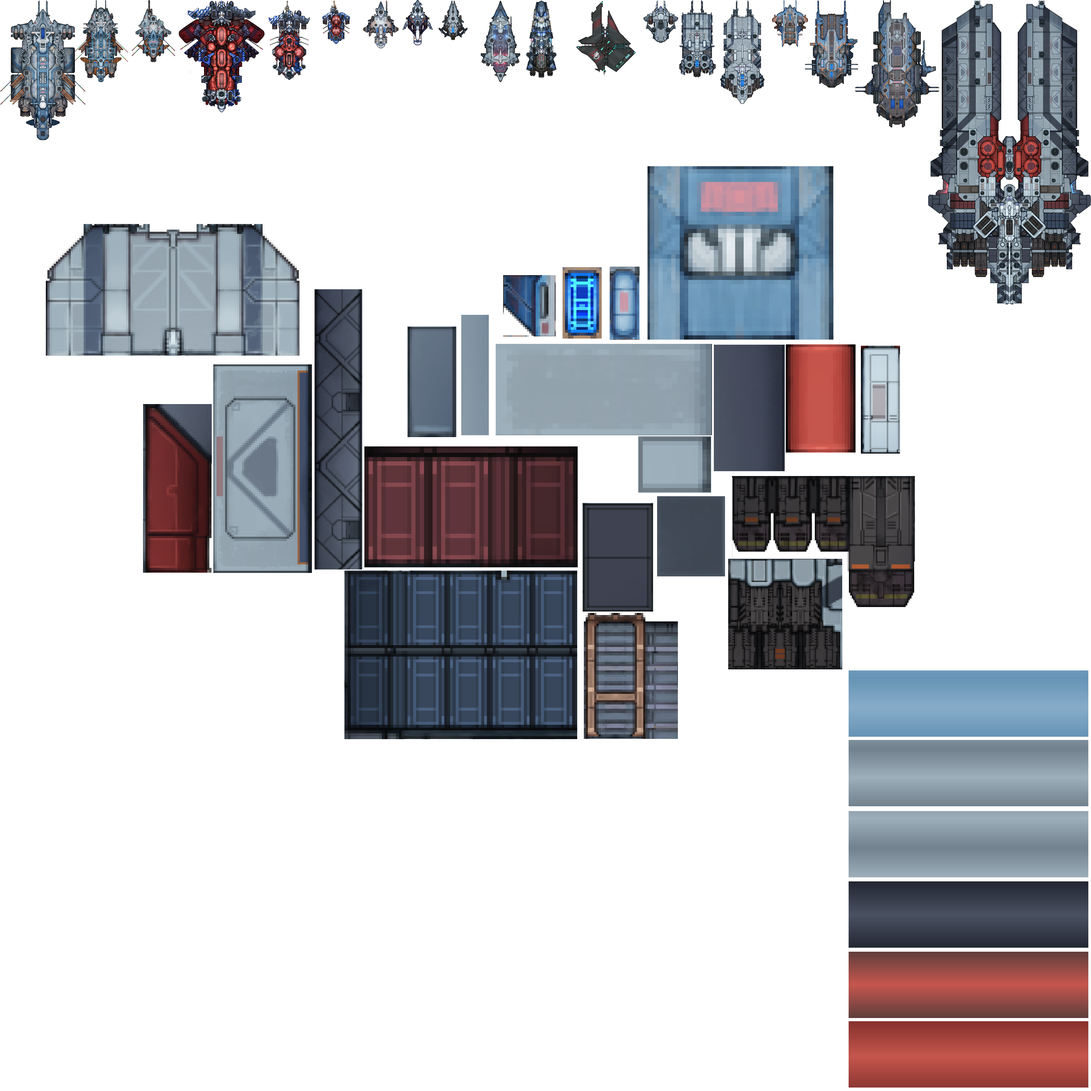
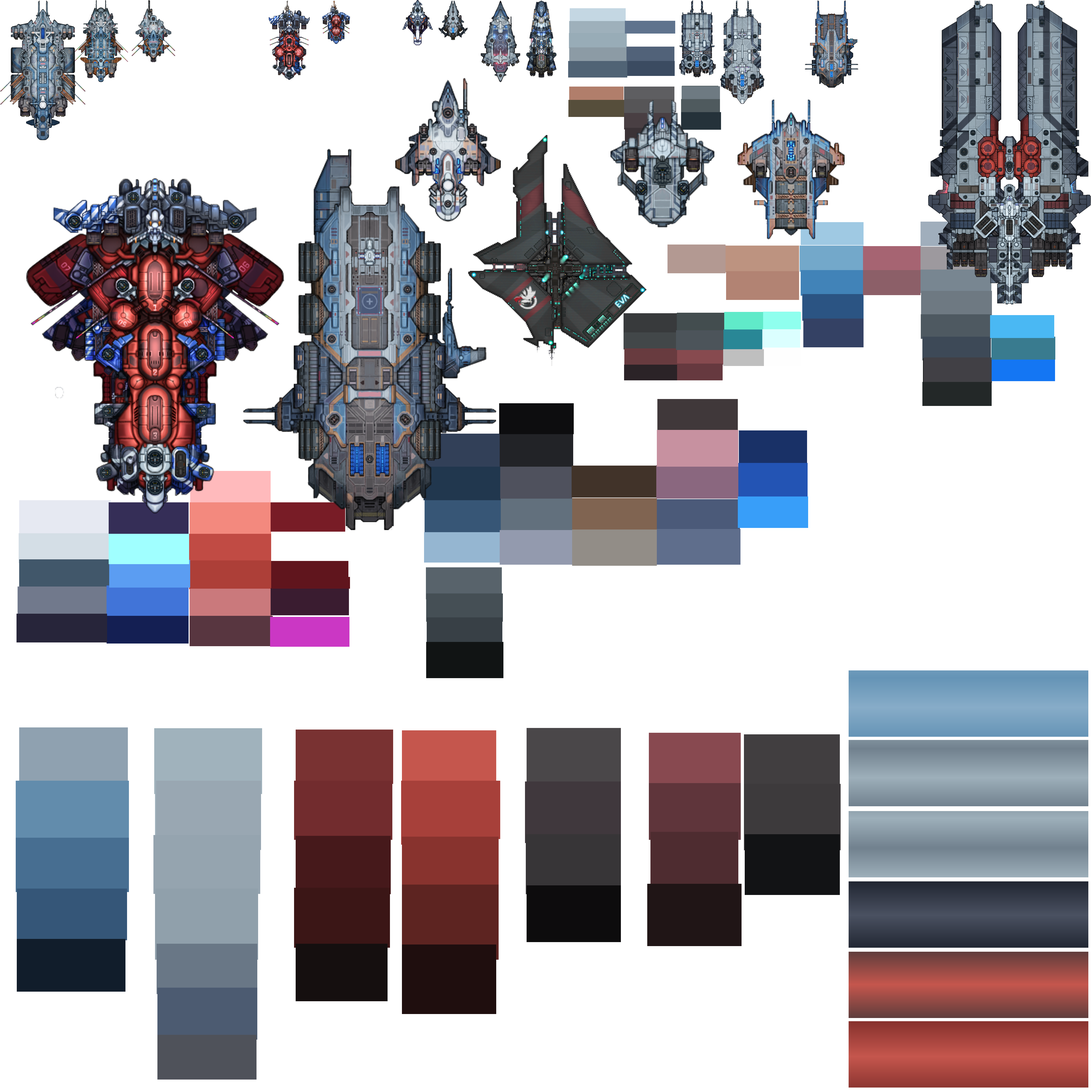
Layers edited between the first and the second 1091 x 1091 image:
painted on "uaf_cherry_xl_freighter.png" over box(924, 40, 993, 307)
painted on "uaf_junyo_delta.png" over box(231, 0, 941, 538)
painted on "Tsutsumu_L.png" over box(19, 0, 302, 521)
painted on "uaf_supolev_alpha.png" over box(722, 0, 859, 249)
painted on "Supolev_Alpha.png" over box(610, 0, 731, 245)
painted on "uaf_osela.png" over box(362, 0, 501, 234)
painted on "eva.png" over box(461, 1, 651, 370)
hid group "Group 3" (22 layers) over box(36, 150, 927, 761)
painted on "Paint Layer 3 (pasted)" (1st of 22, in "Group 3") over box(211, 349, 331, 589)
painted on "Paint Layer 3 (pasted)" (2nd of 22, in "Group 3") over box(567, 489, 670, 626)
painted on "Paint Layer 3 (pasted)" (3rd of 22, in "Group 3") over box(638, 150, 844, 356)
painted on "Paint Layer 3 (pasted)" (4th of 22, in "Group 3") over box(36, 221, 310, 376)
painted on "Paint Layer 3 (pasted)" (8th of 22, in "Group 3") over box(580, 607, 700, 761)
painted on "Paint Layer 3 (pasted)" (9th of 22, in "Group 3") over box(341, 569, 598, 758)
painted on "Paint Layer 3 (pasted)" (10th of 22, in "Group 3") over box(717, 546, 854, 670)
painted on "Paint Layer 3 (pasted)" (12th of 22, in "Group 3") over box(398, 313, 467, 451)
painted on "Paint Layer 3 (pasted)" (14th of 22, in "Group 3") over box(126, 403, 229, 592)
painted on "Paint Layer 3 (pasted)" (15th of 22, in "Group 3") over box(304, 276, 373, 584)
painted on "Paint Layer 3 (pasted)" (16th of 22, in "Group 3") over box(352, 438, 591, 593)
painted on "Paint Layer 3 (pasted)" (17th of 22, in "Group 3") over box(721, 474, 916, 628)
painted on "Paint Layer 3 (pasted)" (19th of 22, in "Group 3") over box(769, 330, 873, 467)
painted on "Paint Layer 3 (pasted)" (21st of 22, in "Group 3") over box(484, 338, 724, 459)
painted on "Paint Layer 3 (pasted)" (22nd of 22, in "Group 3") over box(698, 340, 801, 494)
…and 5 more changes (5 painted)
